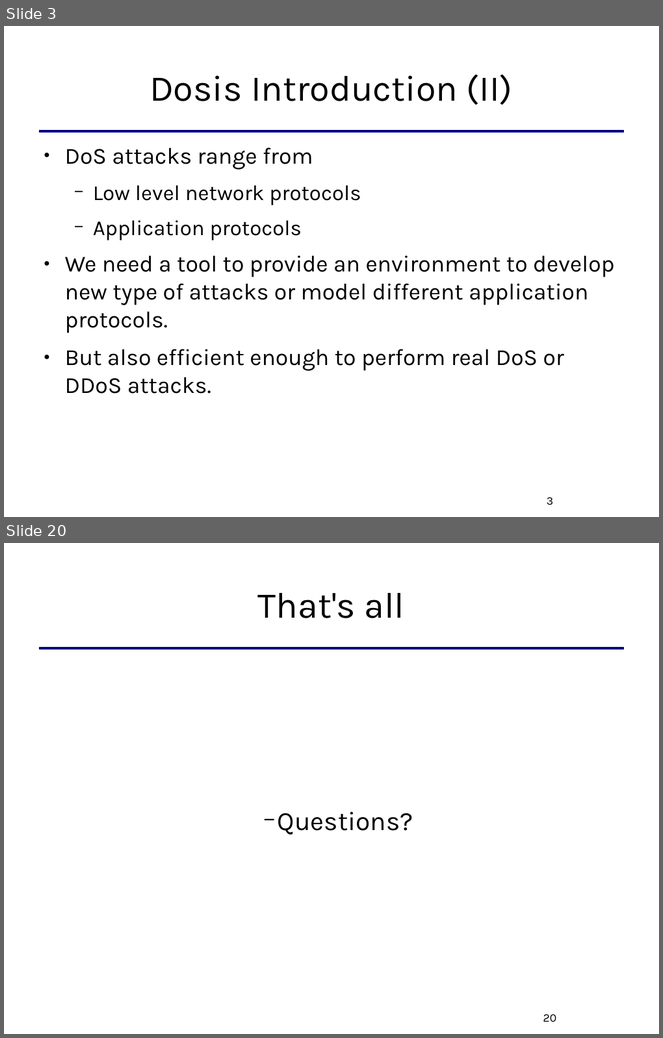
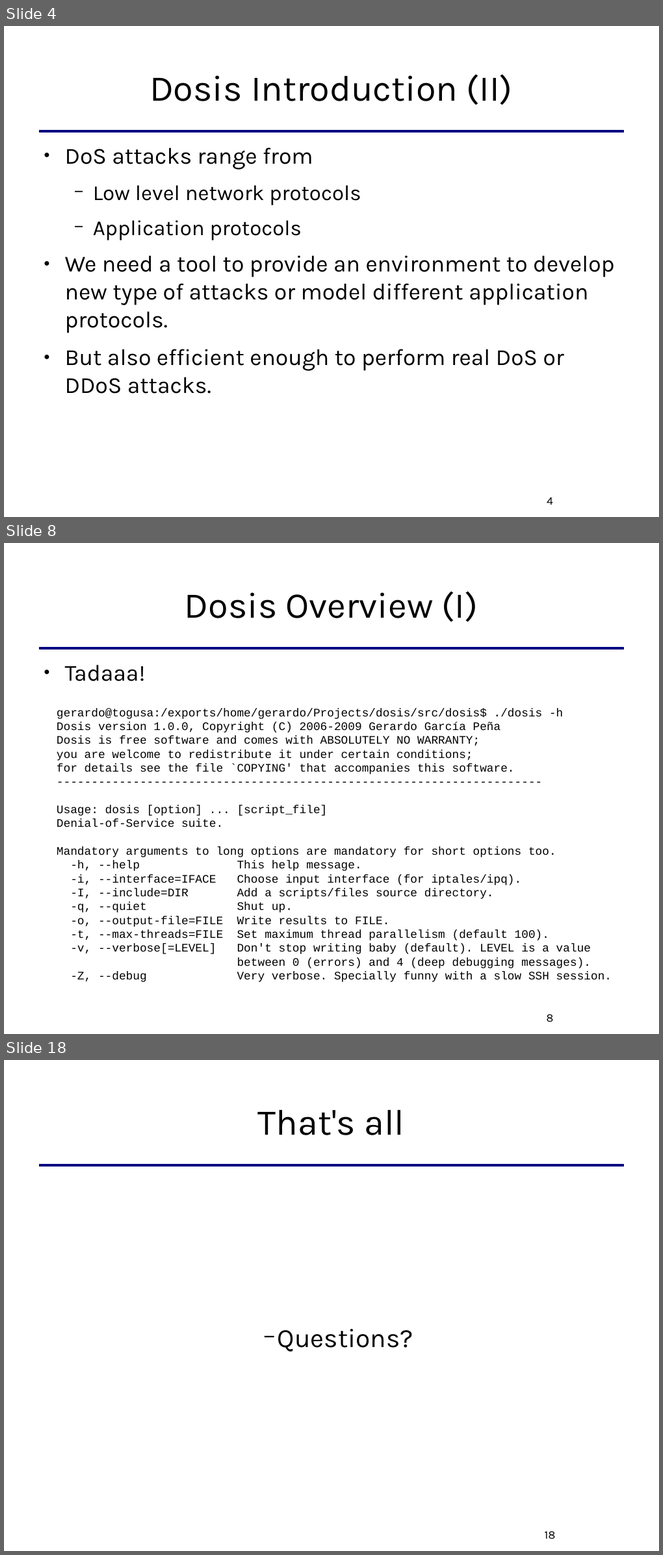
Before and after one commit to killabytenow/dosis, a slide deck: doc/Dosis-SCG-2009.odp. Shown one above the other, each under a label of ours: slides 3 and 20 before the commit, slides 4, 8 and 18 after it; the slides between them are not shown. The pictures are 663x1038 and 663x1555 pixels, drawn with LibreOffice and Linux fonts; fonts in the diff are those of the drawing. Boxes give left, top, right and bottom in pixels: in the first picture for what was removed or moved away, otherwise in the second. Text is boxed around its words. In the diff, an @@ line names an element or a change of style, - is before the commit and + after.

```diff
--- a/doc/Dosis-SCG-2009.odp
+++ b/doc/Dosis-SCG-2009.odp
@@ slide 8 added at [4, 543, 659, 1034], background #FFFFFF; not listed: 1 template element that a slide beside it also shows @@
@@ title added at [185, 591, 478, 622], 44 pt, text #000000 @@
+Dosis Overview (I)
@@ text added at [65, 665, 146, 681], 28 pt, text #000000 @@
+● Tadaaa!
@@ text added at [57, 708, 612, 982], 14 pt, text #000000 @@
+gerardo@togusa:/exports/home/gerardo/Projects/dosis/src/dosis$ ./dosis -h
+Dosis version 1.0.0, Copyright (C) 2006-2009 Gerardo García Peña
+Dosis is free software and comes with ABSOLUTELY NO WARRANTY;
+you are welcome to redistribute it under certain conditions;
+for details see the file `COPYING' that accompanies this software.
+----------------------------------------------------------------------
+Usage: dosis [option] ... [script_file]
+Denial-of-Service suite.
+Mandatory arguments to long options are mandatory for short options too.
+-h, --help This help message.
+-i, --interface=IFACE Choose input interface (for iptales/ipq).
+-I, --include=DIR Add a scripts/files source directory.
+-q, --quiet Shut up.
+-o, --output-file=FILE Write results to FILE.
+-t, --max-threads=FILE Set maximum thread parallelism (default 100).
+-v, --verbose[=LEVEL] Don't stop writing baby (default). LEVEL is a value
+between 0 (errors) and 4 (deep debugging messages).
+-Z, --debug Very verbose. Specially funny with a slow SSH session.
@@ page number added at [547, 1014, 554, 1022], 14 pt, text #000000 @@
+8
@@ what was slide 3 is now slide 4 @@
@@ page number at [547, 497, 553, 505]: text changed @@
-3
+4
@@ what was slide 20 is now slide 18 @@
@@ page number at [545, 1531, 556, 1539]: text changed @@
-20
+18
```
Also in this commit, not shown: 2 slides changed, 11 other slides added, 14 slides removed.
